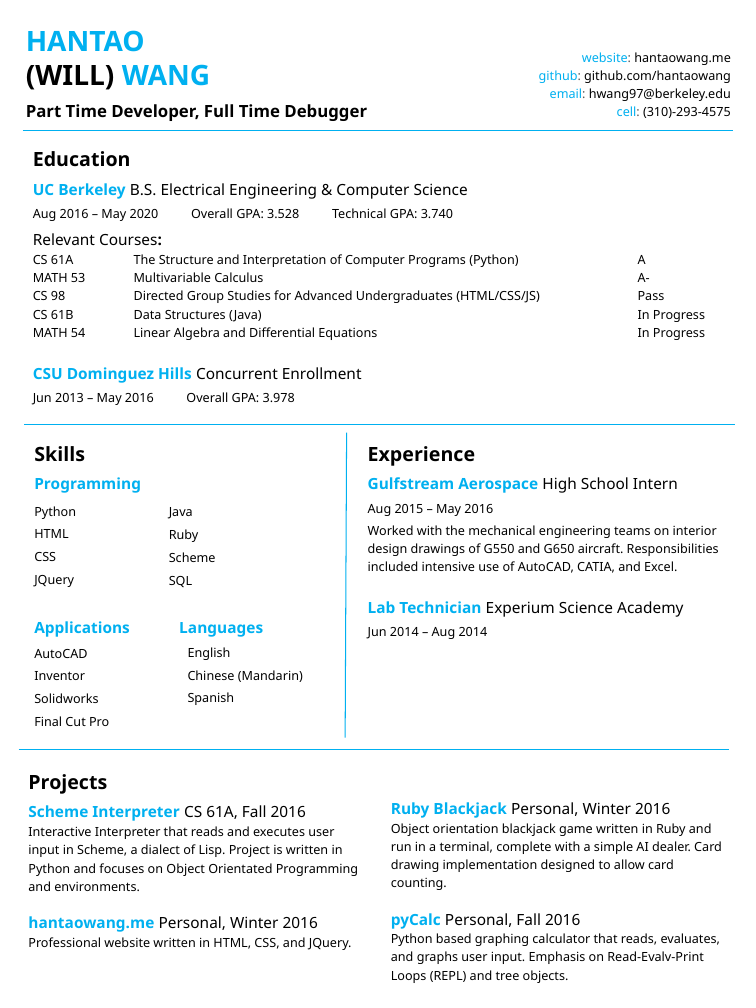
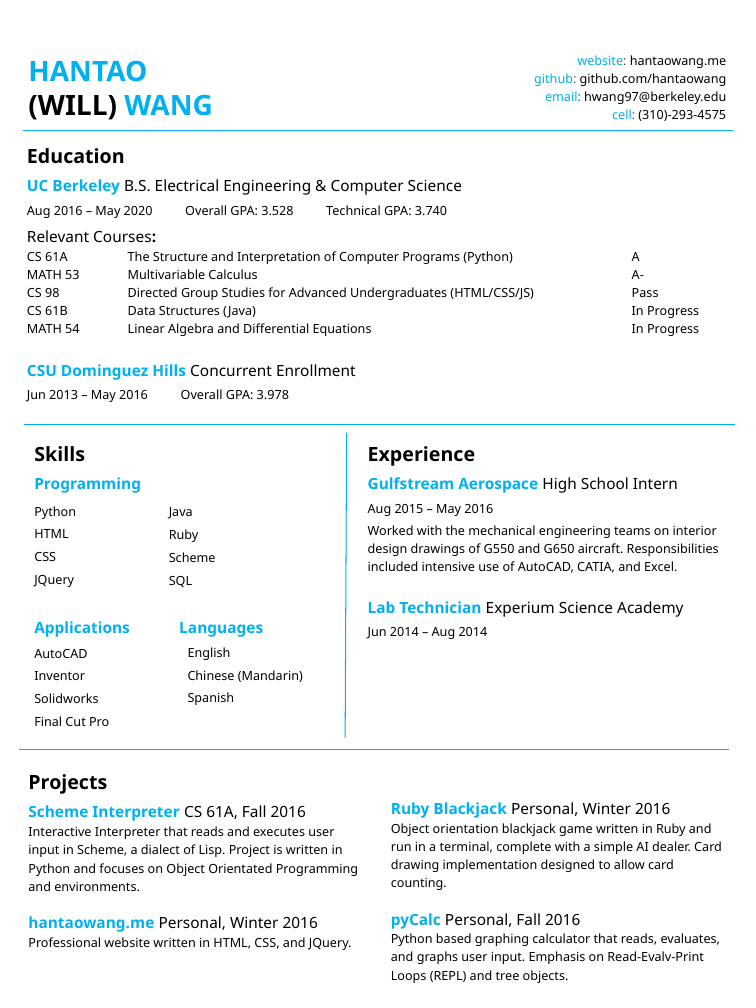
Before and after one commit to hantaowang/metman, a slide deck: slide 1 of files/resume.pptx. Drawn at 756x1008 pixels with LibreOffice and Linux fonts; fonts in the diff are those of the drawing. Boxes give left, top, right and bottom in pixels: in the first picture for what was removed or moved away, otherwise in the second. Text is boxed around its words. In the diff, an @@ line names an element or a change of style, - is before the commit and + after.

```diff
--- a/files/resume.pptx
+++ b/files/resume.pptx
@@ rectangle "HANTAO": place and size @@
-rectangle "HANTAO" at [26, 30, 367, 121]
+rectangle "HANTAO" at [18, 48, 459, 126]
@@ text "website: hantaowang.me": place and size @@
-text "website: hantaowang.me" at [539, 52, 731, 118]
+text "website: hantaowang.me" at [534, 55, 727, 121]
@@ text in rectangle at [26, 104, 367, 121]: paragraph removed @@
-Part Time Developer, Full Time Debugger
@@ text "Education": place and size @@
-text "Education" at [33, 151, 705, 405]
+text "Education" at [27, 148, 699, 402]
```
Also in this commit, not shown: 1 slide added, 2 other files.
